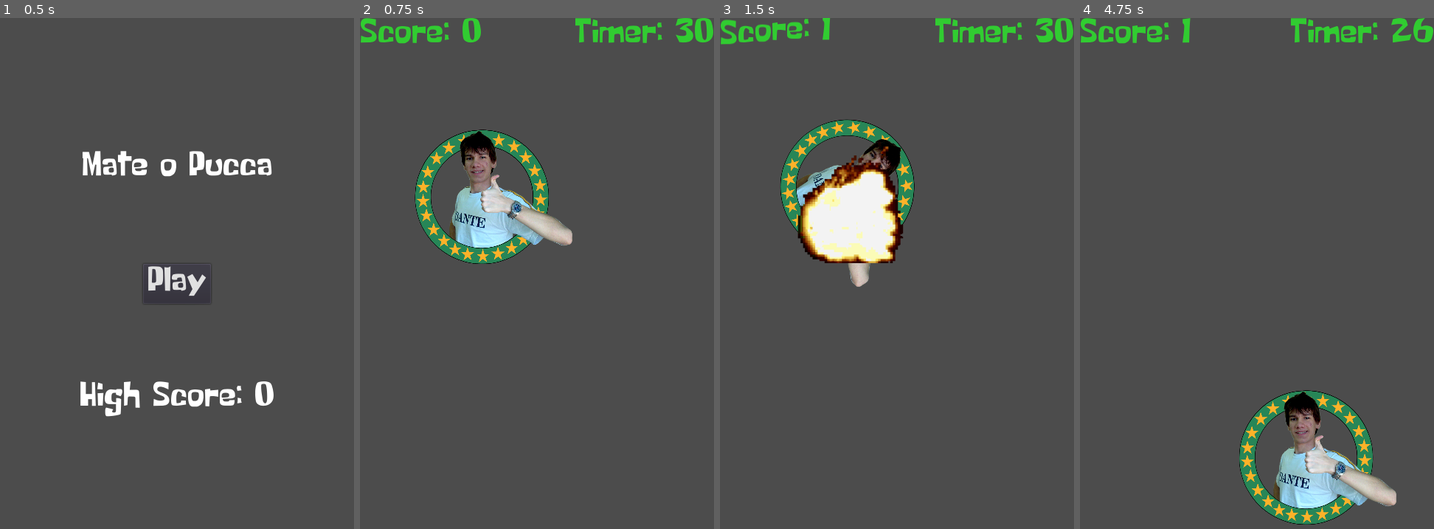
Above: before the commit, frames 1-4 (left to right).
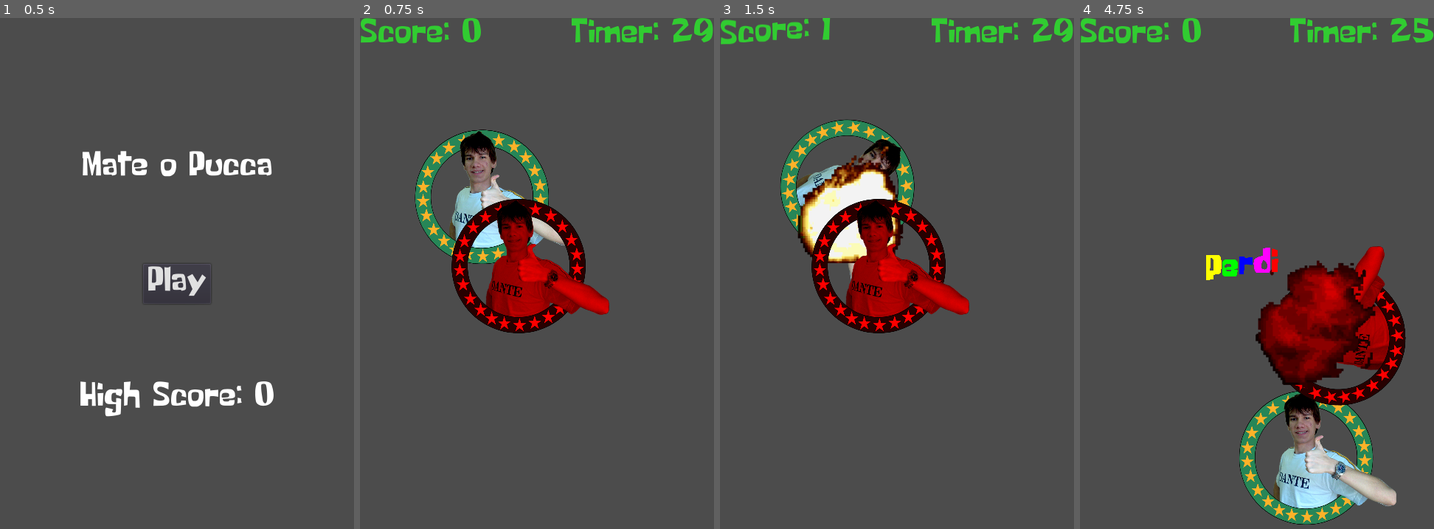
Above: after the commit, the same moments.

Repository: Brawmario/pucca-wacka
Game: Godot game, scene res://Game.tscn
The game is run twice, just before and just after one commit, with the same random seed, the same clock (stepped at 60 frames per second) and the same inputs.
Inputs (mouse positions are in pixels of both pictures, inside the frame that each line leads up to):
- Up to frame 1 (0.5 s): no input
- Up to frame 2 (0.75 s): click "Play" at 0.5 s
- Up to frame 3 (1.5 s): tap Enter at 1.25 s; move the mouse to (843, 196) at 1.27 s; click (843, 196) at 1.42 s
- Up to frame 4 (4.75 s): move the mouse to (1186, 309) at 2.02 s; click (1186, 309) at 2.17 s; move the mouse to (1292, 166) at 2.77 s; click (1292, 166) at 2.92 s; tap Space at 3.5 s; move the mouse to (1239, 391) at 3.52 s; click (1239, 391) at 3.67 s; tap Enter at 4.25 s; move the mouse to (1363, 365) at 4.27 s; click (1363, 365) at 4.42 s

Frame 1 is identical in both runs. In frame 2, 7.3% of the frame differs, in the area x 25-100%, y 0-62%; in frame 3, 7.3%; in frame 4, 9.7%, in the area x 28-100%, y 0-76%.

Commit message:
NegaPucca added

Diff:
--- a/Game.gd
+++ b/Game.gd
@@ -21,18 +21,25 @@
 # Called every frame. 'delta' is the elapsed time since the previous frame.
 func _process(delta: float) -> void:
 	if timer_label.visible:
-		timer_label.text = "Timer: " + str(ceil(game_timer.time_left))
+		timer_label.text = "Timer: " + str(floor(game_timer.time_left))
 
-func update_score() -> void:
-	score += 1
-	score_label.bbcode_text = "[wave amp=50 freq=40]Score: " + str(score) + "[/wave]"
-	yield(get_tree().create_timer(0.2), "timeout")
+func update_score(amount: int) -> void:
+	score += amount
+	if amount > 0:
+		score_label.bbcode_text = "[wave amp=50 freq=40]Score: " + str(score) + "[/wave]"
+		yield(get_tree().create_timer(0.2), "timeout")
+	else:
+		var perdi: RichTextLabel = $GameUI/PerdiLabel.duplicate()
+		perdi.add_to_group("perdi")
+		perdi.rect_position = Vector2(rand_range(0, 480), rand_range(0, 720))
+		$GameUI.add_child(perdi)
+		perdi.show()
 	score_label.bbcode_text = "Score: " + str(score)
-
 
 
 func start_game() -> void:
 	$Pucca.start_game()
+	$NegaPucca.start_game()
 	score = 0
 	score_label.bbcode_text = "Score: 0"
 	timer_label.visible = true
@@ -42,6 +49,8 @@
 
 func end_game() -> void:
 	$Pucca.end_game()
+	$NegaPucca.end_game()
+
 	update_high_score()
 
 	timer_label.visible = false
@@ -51,14 +60,13 @@
 	title_label.visible = true
 	high_score_label.visible = true
 
+	for perdi in get_tree().get_nodes_in_group("perdi"):
+		perdi.queue_free()
+
 
 func update_high_score() -> void:
 	high_score = max(high_score, score)
 	high_score_label.text = "High Score: " + str(high_score)
-
-
-func _on_Pucca_scored() -> void:
-	update_score()
 
 
 func _on_GameTimer_timeout():
@@ -71,3 +79,11 @@
 	title_label.visible = false
 	high_score_label.visible = false
 	start_game()
+
+
+func _on_Pucca_cliked(pucca_type) -> void:
+	update_score(1)
+
+
+func _on_NegaPucca_cliked(pucca_type) -> void:
+	update_score(-1)
--- a/Game.tscn
+++ b/Game.tscn
@@ -8,9 +8,6 @@
 [ext_resource path="res://STL.tres" type="DynamicFont" id=6]
 [ext_resource path="res://explosion.ogg" type="AudioStream" id=7]
 
-[sub_resource type="CircleShape2D" id=1]
-radius = 360.596
-
 [sub_resource type="Animation" id=2]
 resource_name = "Explode"
 length = 1.7
@@ -129,12 +126,129 @@
 "values": [ -360.0 ]
 }
 
+[sub_resource type="Animation" id=6]
+resource_name = "Explode"
+length = 1.7
+tracks/0/type = "value"
+tracks/0/path = NodePath(".:frame")
+tracks/0/interp = 1
+tracks/0/loop_wrap = true
+tracks/0/imported = false
+tracks/0/enabled = true
+tracks/0/keys = {
+"times": PoolRealArray( 0, 0.1, 0.2, 0.3, 0.4, 0.5, 0.6, 0.7, 0.8, 0.9, 1, 1.1, 1.2, 1.3, 1.4, 1.5, 1.6 ),
+"transitions": PoolRealArray( 1, 1, 1, 1, 1, 1, 1, 1, 1, 1, 1, 1, 1, 1, 1, 1, 1 ),
+"update": 1,
+"values": [ 0, 1, 2, 3, 4, 5, 6, 7, 8, 9, 10, 11, 12, 13, 14, 15, 16 ]
+}
+tracks/1/type = "value"
+tracks/1/path = NodePath(".:visible")
+tracks/1/interp = 1
+tracks/1/loop_wrap = true
+tracks/1/imported = false
+tracks/1/enabled = true
+tracks/1/keys = {
+"times": PoolRealArray( 0, 1.7 ),
+"transitions": PoolRealArray( 1, 1 ),
+"update": 1,
+"values": [ true, false ]
+}
+tracks/2/type = "value"
+tracks/2/path = NodePath("../AudioStreamPlayer:playing")
+tracks/2/interp = 1
+tracks/2/loop_wrap = true
+tracks/2/imported = false
+tracks/2/enabled = true
+tracks/2/keys = {
+"times": PoolRealArray( 0, 1.7 ),
+"transitions": PoolRealArray( 1, 1 ),
+"update": 1,
+"values": [ true, false ]
+}
+tracks/3/type = "value"
+tracks/3/path = NodePath("..:rotation_degrees")
+tracks/3/interp = 1
+tracks/3/loop_wrap = true
+tracks/3/imported = false
+tracks/3/enabled = true
+tracks/3/keys = {
+"times": PoolRealArray( 0, 1.7 ),
+"transitions": PoolRealArray( 1, 1 ),
+"update": 0,
+"values": [ 0.0, 360.0 ]
+}
+tracks/4/type = "value"
+tracks/4/path = NodePath(".:rotation_degrees")
+tracks/4/interp = 1
+tracks/4/loop_wrap = true
+tracks/4/imported = false
+tracks/4/enabled = true
+tracks/4/keys = {
+"times": PoolRealArray( 0, 1.7 ),
+"transitions": PoolRealArray( 1, 1 ),
+"update": 0,
+"values": [ 0.0, -360.0 ]
+}
+
+[sub_resource type="Animation" id=7]
+resource_name = "Hide"
+tracks/0/type = "value"
+tracks/0/path = NodePath(".:visible")
+tracks/0/interp = 1
+tracks/0/loop_wrap = true
+tracks/0/imported = false
+tracks/0/enabled = true
+tracks/0/keys = {
+"times": PoolRealArray( 0 ),
+"transitions": PoolRealArray( 1 ),
+"update": 1,
+"values": [ false ]
+}
+tracks/1/type = "value"
+tracks/1/path = NodePath("../AudioStreamPlayer:playing")
+tracks/1/interp = 1
+tracks/1/loop_wrap = true
+tracks/1/imported = false
+tracks/1/enabled = true
+tracks/1/keys = {
+"times": PoolRealArray( 0 ),
+"transitions": PoolRealArray( 1 ),
+"update": 1,
+"values": [ false ]
+}
+
+[sub_resource type="Animation" id=8]
+length = 0.001
+tracks/0/type = "value"
+tracks/0/path = NodePath("..:rotation_degrees")
+tracks/0/interp = 1
+tracks/0/loop_wrap = true
+tracks/0/imported = false
+tracks/0/enabled = true
+tracks/0/keys = {
+"times": PoolRealArray( 0 ),
+"transitions": PoolRealArray( 1 ),
+"update": 0,
+"values": [ 360.0 ]
+}
+tracks/1/type = "value"
+tracks/1/path = NodePath(".:rotation_degrees")
+tracks/1/interp = 1
+tracks/1/loop_wrap = true
+tracks/1/imported = false
+tracks/1/enabled = true
+tracks/1/keys = {
+"times": PoolRealArray( 0 ),
+"transitions": PoolRealArray( 1 ),
+"update": 0,
+"values": [ -360.0 ]
+}
+
 [node name="Game" type="Node2D"]
 script = ExtResource( 1 )
 
-[node name="Pucca" type="Sprite" parent="."]
-visible = false
-position = Vector2( 271, 337 )
+[node name="Pucca" type="Sprite" parent="." groups=["pucca"]]
+visible = false
 rotation = 6.28319
 scale = Vector2( 0.25, 0.25 )
 texture = ExtResource( 4 )
@@ -146,9 +260,8 @@
 "_edit_lock_": true
 }
 
-[node name="CollisionShape2D" type="CollisionShape2D" parent="Pucca/Circle"]
-position = Vector2( -63.1478, -3.40674 )
-shape = SubResource( 1 )
+[node name="CollisionShape2D" type="CollisionPolygon2D" parent="Pucca/Circle"]
+polygon = PoolVector2Array( -80.0016, -364, 19.9984, -352, 103.999, -320, 171.999, -272.001, 227.999, -212.001, 259.999, -156.001, 284, -92.0013, 296, -16.0013, 296, 51.9987, 284, 95.9987, 324, 107.999, 420.001, 183.998, 424.001, 239.998, 416.001, 255.998, 372.001, 263.998, 268.001, 223.999, 220.001, 263.999, 200.001, 247.999, 148.001, 291.999, 92.0015, 328, 24.0016, 352, -39.9984, 364, -127.998, 360.001, -203.999, 336.001, -271.999, 300.001, -327.999, 252.001, -375.999, 188.002, -412, 112.002, -428, 36.0019, -424, -51.9981, -404.001, -135.998, -356.001, -215.998, -296.001, -279.999, -224.001, -327.999, -156.002, -351.999 )
 __meta__ = {
 "_edit_lock_": true
 }
@@ -171,6 +284,48 @@
 frame = 16
 
 [node name="AudioStreamPlayer" type="AudioStreamPlayer" parent="Pucca"]
+stream = ExtResource( 7 )
+volume_db = -20.0
+
+[node name="NegaPucca" type="Sprite" parent="." groups=["pucca"]]
+visible = false
+modulate = Color( 1, 0, 0, 1 )
+rotation = 6.28319
+scale = Vector2( 0.25, 0.25 )
+texture = ExtResource( 4 )
+script = ExtResource( 2 )
+pucca_type = 1
+
+[node name="Circle" type="Area2D" parent="NegaPucca"]
+script = ExtResource( 3 )
+__meta__ = {
+"_edit_lock_": true
+}
+
+[node name="CollisionShape2D" type="CollisionPolygon2D" parent="NegaPucca/Circle"]
+polygon = PoolVector2Array( -80.0016, -364, 19.9984, -352, 103.999, -320, 171.999, -272.001, 227.999, -212.001, 259.999, -156.001, 284, -92.0013, 296, -16.0013, 296, 51.9987, 284, 95.9987, 324, 107.999, 420.001, 183.998, 424.001, 239.998, 416.001, 255.998, 372.001, 263.998, 268.001, 223.999, 220.001, 263.999, 200.001, 247.999, 148.001, 291.999, 92.0015, 328, 24.0016, 352, -39.9984, 364, -127.998, 360.001, -203.999, 336.001, -271.999, 300.001, -327.999, 252.001, -375.999, 188.002, -412, 112.002, -428, 36.0019, -424, -51.9981, -404.001, -135.998, -356.001, -215.998, -296.001, -279.999, -224.001, -327.999, -156.002, -351.999 )
+__meta__ = {
+"_edit_lock_": true
+}
+
+[node name="ExplosionPlayer" type="AnimationPlayer" parent="NegaPucca"]
+root_node = NodePath("../ExplosionSheet")
+playback_speed = 4.0
+anims/Explode = SubResource( 6 )
+anims/Hide = SubResource( 7 )
+anims/RESET = SubResource( 8 )
+
+[node name="ExplosionSheet" type="Sprite" parent="NegaPucca"]
+visible = false
+position = Vector2( -48.5714, -70.1749 )
+rotation = -6.28319
+scale = Vector2( 4.67143, 4.40125 )
+texture = ExtResource( 5 )
+hframes = 5
+vframes = 4
+frame = 16
+
+[node name="AudioStreamPlayer" type="AudioStreamPlayer" parent="NegaPucca"]
 stream = ExtResource( 7 )
 volume_db = -20.0
 
@@ -268,11 +423,30 @@
 "_edit_use_anchors_": false
 }
 
+[node name="PerdiLabel" type="RichTextLabel" parent="GameUI"]
+visible = false
+margin_top = 7.0
+margin_right = 119.0
+margin_bottom = 107.0
+mouse_filter = 2
+custom_fonts/normal_font = ExtResource( 6 )
+bbcode_enabled = true
+bbcode_text = "
+[wave amp=100 freq=10][rainbow freq=0.5 sat=2 val=20]Perdi[/rainbow][/wave]"
+text = "
+Perdi"
+__meta__ = {
+"_edit_use_anchors_": false
+}
+
 [node name="GameTimer" type="Timer" parent="."]
 wait_time = 30.0
 
-[connection signal="scored" from="Pucca" to="." method="_on_Pucca_scored"]
+[connection signal="cliked" from="Pucca" to="." method="_on_Pucca_cliked"]
 [connection signal="clicked" from="Pucca/Circle" to="Pucca" method="_on_Circle_clicked"]
 [connection signal="input_event" from="Pucca/Circle" to="Pucca/Circle" method="_on_Circle_input_event"]
+[connection signal="cliked" from="NegaPucca" to="." method="_on_NegaPucca_cliked"]
+[connection signal="clicked" from="NegaPucca/Circle" to="NegaPucca" method="_on_Circle_clicked"]
+[connection signal="input_event" from="NegaPucca/Circle" to="NegaPucca/Circle" method="_on_Circle_input_event"]
 [connection signal="pressed" from="GameUI/PlayButton" to="." method="_on_PlayButton_pressed"]
 [connection signal="timeout" from="GameTimer" to="." method="_on_GameTimer_timeout"]
--- a/Pucca.gd
+++ b/Pucca.gd
@@ -1,11 +1,20 @@
 extends Sprite
+class_name Pucca
 
-signal scored
+
+enum PuccaType {
+	PUCCA,
+	NEGA_PUCCA,
+}
+
+signal cliked(pucca_type)
 
 onready var limit_nw: Position2D = get_node("../LimitNW")
 onready var limit_ne: Position2D = get_node("../LimitNE")
 onready var limit_se: Position2D = get_node("../LimitSE")
 onready var limit_sw: Position2D = get_node("../LimitSW")
+
+export var pucca_type := PuccaType.PUCCA
 
 
 # Called when the node enters the scene tree for the first time.
@@ -24,17 +33,22 @@
 
 
 func kill_pucca():
-	$Circle.clickable = false
-	emit_signal("scored")
+	var puccas: Array = get_tree().get_nodes_in_group("pucca")
+	for pucca in puccas:
+		pucca.get_node("Circle").clickable = false
+	emit_signal("cliked", pucca_type)
 	$ExplosionPlayer.play("Explode")
 	yield($ExplosionPlayer, "animation_finished")
-	move_random()
-	$Circle.clickable = true
+	for pucca in puccas:
+		pucca.move_random()
+		pucca.get_node("Circle").clickable = true
+
 
 func start_game() -> void:
 	visible = true
 	$Circle.clickable = true
 	move_random()
+
 
 func end_game() -> void:
 	visible = false
--- a/project.godot
+++ b/project.godot
@@ -7,6 +7,16 @@
 ;   param=value ; assign values to parameters
 
 config_version=4
+
+_global_script_classes=[ {
+"base": "Sprite",
+"class": "Pucca",
+"language": "GDScript",
+"path": "res://Pucca.gd"
+} ]
+_global_script_class_icons={
+"Pucca": ""
+}
 
 [application]
 
Not shown: 1 places in Game.tscn that only renumber resources
